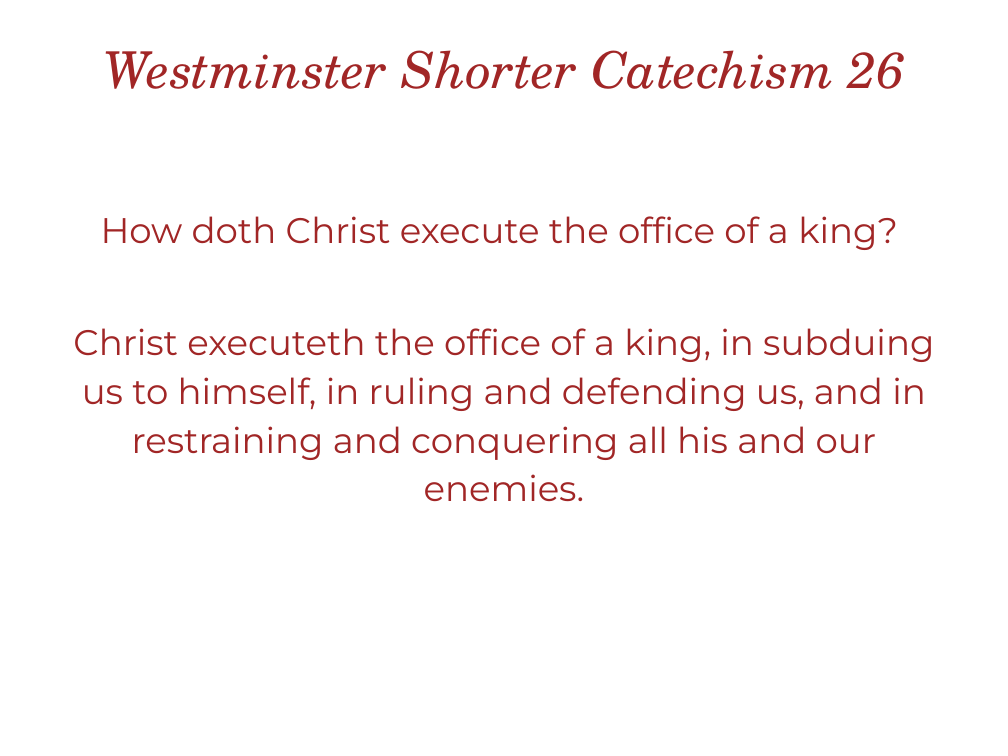
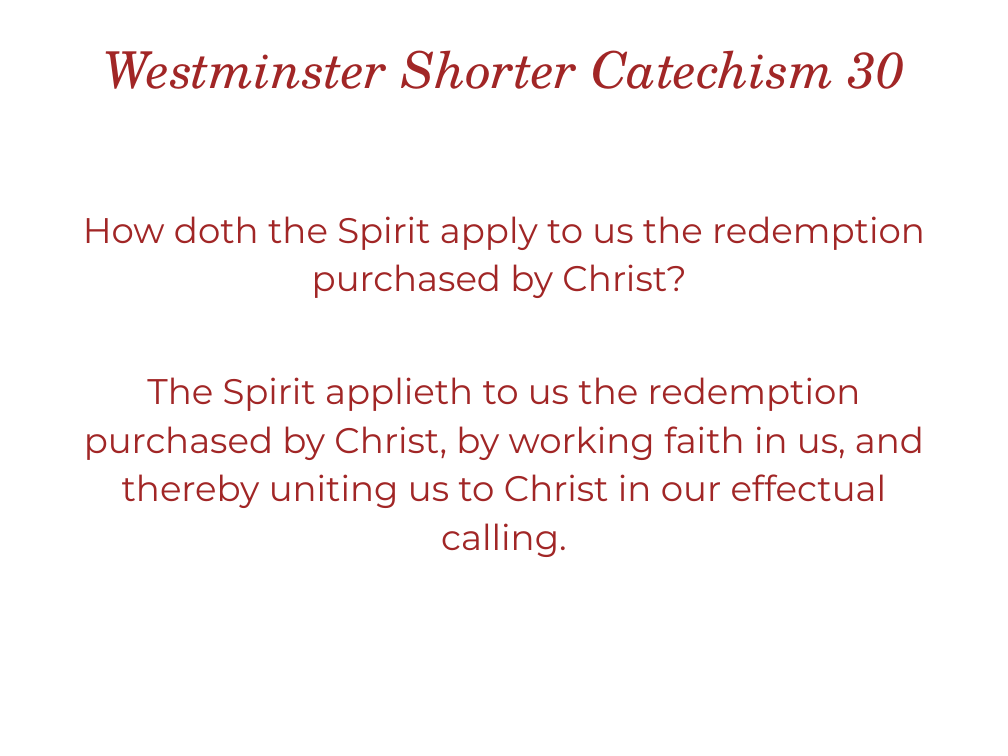
Before and after one commit to alastairherd/Church_Powerpoint_Maker, a slide deck: slide 15 of example_from_template.pptx (slide 21 before the commit). Drawn at 1008x756 pixels with LibreOffice and Linux fonts; fonts in the diff are those of the drawing; background and template pictures are left out. Boxes give left, top, right and bottom in pixels: in the first picture for what was removed or moved away, otherwise in the second. Text is boxed around its words. In the diff, an @@ line names an element or a change of style, - is before the commit and + after.

```diff
--- a/example_from_template.pptx
+++ b/example_from_template.pptx
@@ title at bbox=[103, 50, 904, 89]: text changed @@
-Westminster Shorter Catechism 26
+Westminster Shorter Catechism 30
@@ text at bbox=[83, 216, 925, 557]: text changed @@
-How doth Christ execute the office of a king?
-Christ executeth the office of a king, in subduing us to himself, in ruling and defending us, and in restraining and conquering all his and our enemies.
+How doth the Spirit apply to us the redemption purchased by Christ?
+The Spirit applieth to us the redemption purchased by Christ, by working faith in us, and thereby uniting us to Christ in our effectual calling.
```
Also in this commit, not shown: 8 other slides changed, 8 slides added, 13 slides removed.
